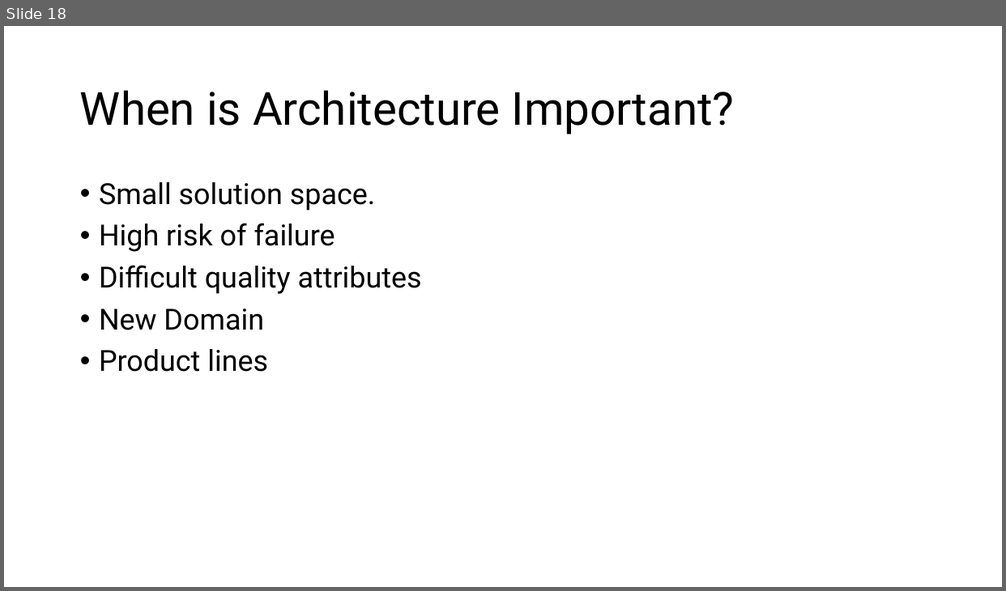
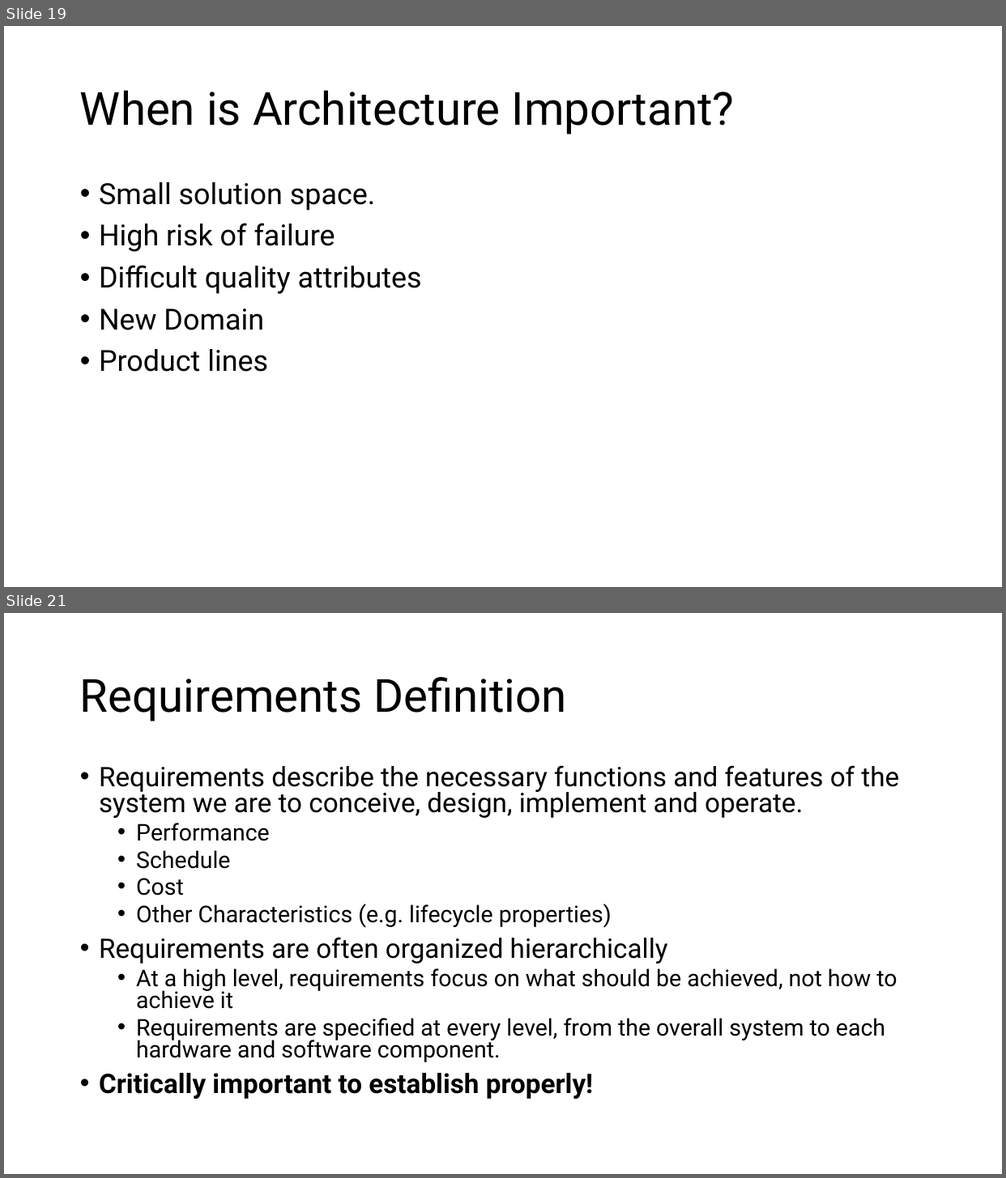
Before and after one commit to aregm/system-design-course, a slide deck: docs/Lecture 1.pptx. Shown one above the other, each under a label of ours: slide 18 before the commit, slides 19 and 21 after it; the slides between them are not shown. The pictures are 1006x591 and 1006x1178 pixels, drawn with LibreOffice and Linux fonts; fonts in the diff are those of the drawing. Boxes give left, top, right and bottom in pixels: in the first picture for what was removed or moved away, otherwise in the second. Text is boxed around its words. In the diff, an @@ line names an element or a change of style, - is before the commit and + after.

```diff
--- a/docs/Lecture 1.pptx
+++ b/docs/Lecture 1.pptx
@@ slide 21 added at bbox=[4, 613, 1002, 1174], background #FFFFFF @@
@@ title added at bbox=[80, 677, 567, 722], 44 pt, text #000000 @@
+Requirements Definition
@@ text added at bbox=[99, 765, 899, 1099], 22.2 pt, text #000000 @@
+• Requirements describe the necessary functions and features of the system we are to conceive, design, implement and operate.
+  • Performance
+  • Schedule
+  • Cost
+  • Other Characteristics (e.g. lifecycle properties)
+• Requirements are often organized hierarchically
+  • At a high level, requirements focus on what should be achieved, not how to achieve it
+  • Requirements are specified at every level, from the overall system to each hardware and software component.
+• Critically important to establish properly!
@@ what was slide 18 is now slide 19 @@
```
Also in this commit, not shown: 3 slides changed, 18 other slides added, 1 slide removed.
